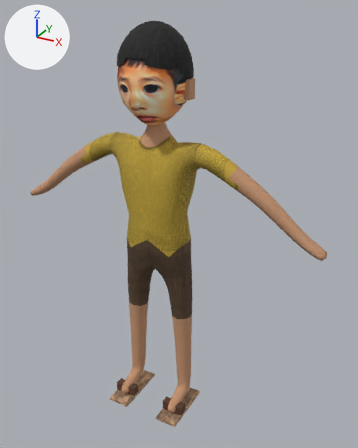
Two versions of the glTF model NhanVat/Model/Ty.glb, one commit apart.
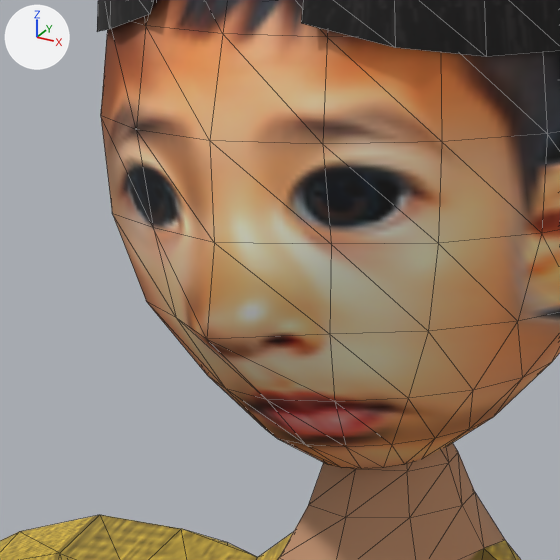
Old and new are each drawn whole from a 50 mm camera at (0.715, -1.171, 1.234) aimed at (0.055, 0.028, 0.634) and again close up on the part from 29% to 50% of the width and 14% to 31% of the height. The lights are fixed; the arrows at upper left show +X, +Y and +Z. The last two pictures show the newer version. The close-ups show mesh edges as thin lines.

Names of what the first close-up shows: 'Body'.
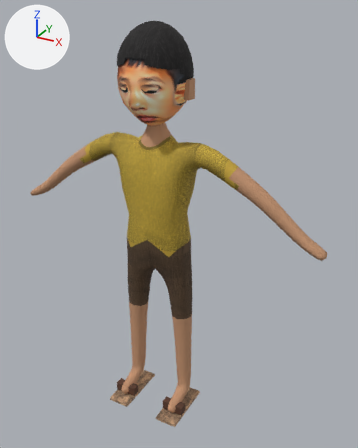
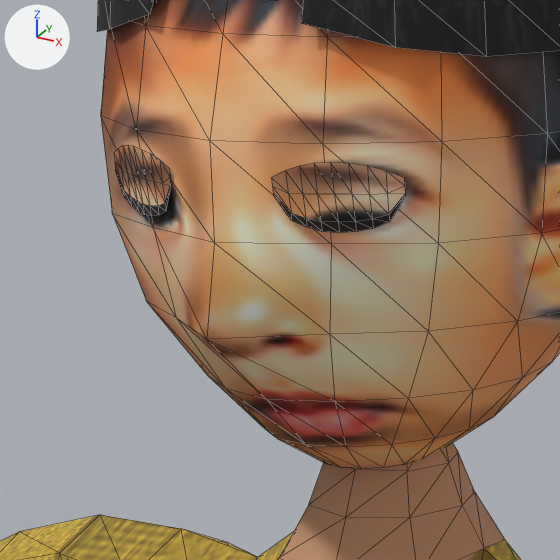
The newer file adds a shape key; the second version is drawn at full value of the shape key 'Blink' of 'MiMat', and the change is written as the vertex moves it makes.

Edits to the bpy script that builds the scene:
```text
Add mat_mi:
    mat_mi = principled_material('Mi')
    mat_mi.base_color = (0.0176, 0.00913, 0.007)  # black #241814
    mat_mi.roughness = 0.85
Add me_mimat:
    me_mimat.from_pydata(...)  # 72 vertices, 96 faces; spans x -0.0598..0.0599, y -0.1091..-0.085, z 1.0339..1.0576
    # faces by material slot: [64, 32]
    me_mimat.materials.append(mat_mat)  # picture img_face
    me_mimat.materials.append(mat_mi)  # black #241814
Add ob_mimat:
    ob_mimat = bpy.data.objects.new('MiMat', me_mimat)
    ob_mimat.location = (0.0, 0.0, 0.0)
```

Boxes (x1, y1, x2, y2) around the edits, measured in the close-ups (560 x 560 px):
'MiMat', added (brown)
    after: (114, 145, 405, 232)
    faces in mat_mat (picture img_face): (114, 145, 405, 222)
    faces in mat_mi (black #241814): (115, 169, 405, 232)
